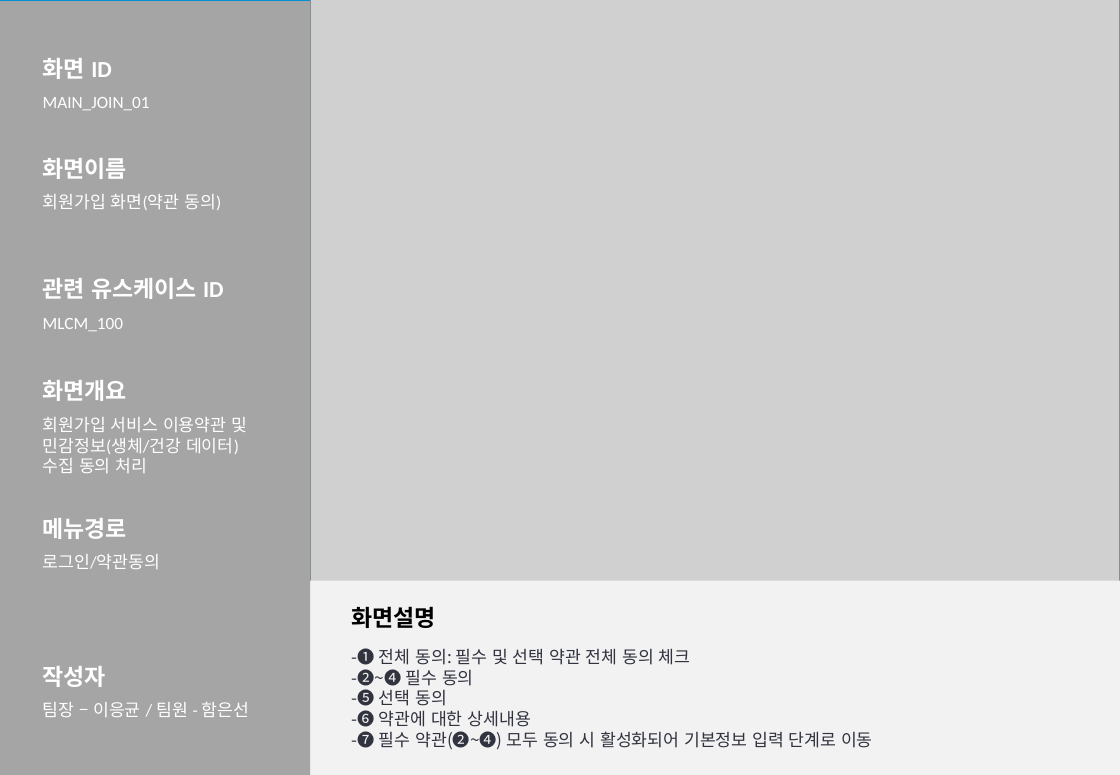
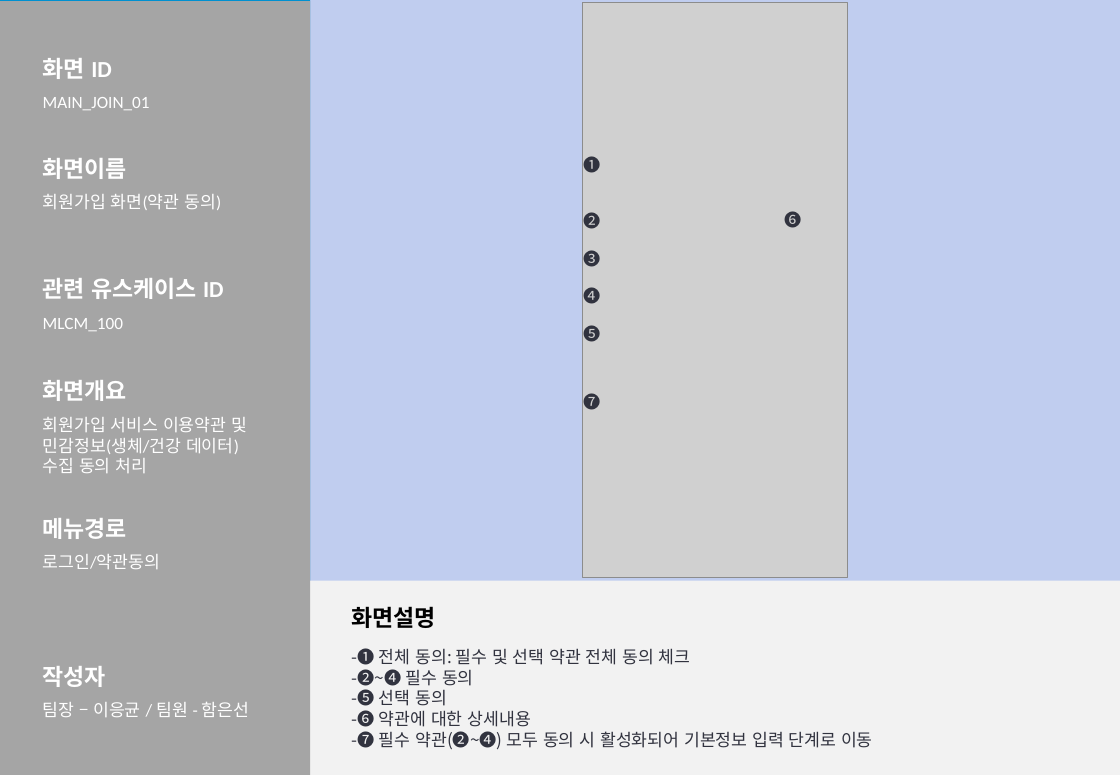
Before and after one commit to 2026-SMHRD-KDT-HealthCare-5/lisn, a slide deck: slide 8 of Documents/화면설계서_귀기울임.pptx. Drawn at 1120x775 pixels with LibreOffice and Linux fonts; fonts in the diff are those of the drawing; grey boxes stand for pictures. Boxes give left, top, right and bottom in pixels: in the first picture for what was removed or moved away, otherwise in the second. Text is boxed around its words. In the diff, an @@ line names an element or a change of style, - is before the commit and + after.

```diff
--- a/Documents/화면설계서_귀기울임.pptx
+++ b/Documents/화면설계서_귀기울임.pptx
@@ background #FFFFFF to #C0CDEF @@
@@ picture removed at box(311, 0, 1120, 584) @@
@@ picture added at box(582, 3, 848, 578) @@
@@ text added at box(583, 154, 600, 177), 12 pt, text #31333F @@
+❶
@@ text added at box(583, 209, 600, 232), 12 pt, text #31333F @@
+❷
@@ text added at box(784, 208, 801, 231), 12 pt, text #31333F @@
+❻
@@ text added at box(583, 247, 600, 270), 12 pt, text #31333F @@
+❸
@@ text added at box(583, 285, 600, 308), 12 pt, text #31333F @@
+❹
@@ text added at box(583, 323, 600, 346), 12 pt, text #31333F @@
+❺
@@ text added at box(583, 391, 600, 414), 12 pt, text #31333F @@
+❼
```
Also in this commit, not shown: 7 other slides changed, 3 slides added.
